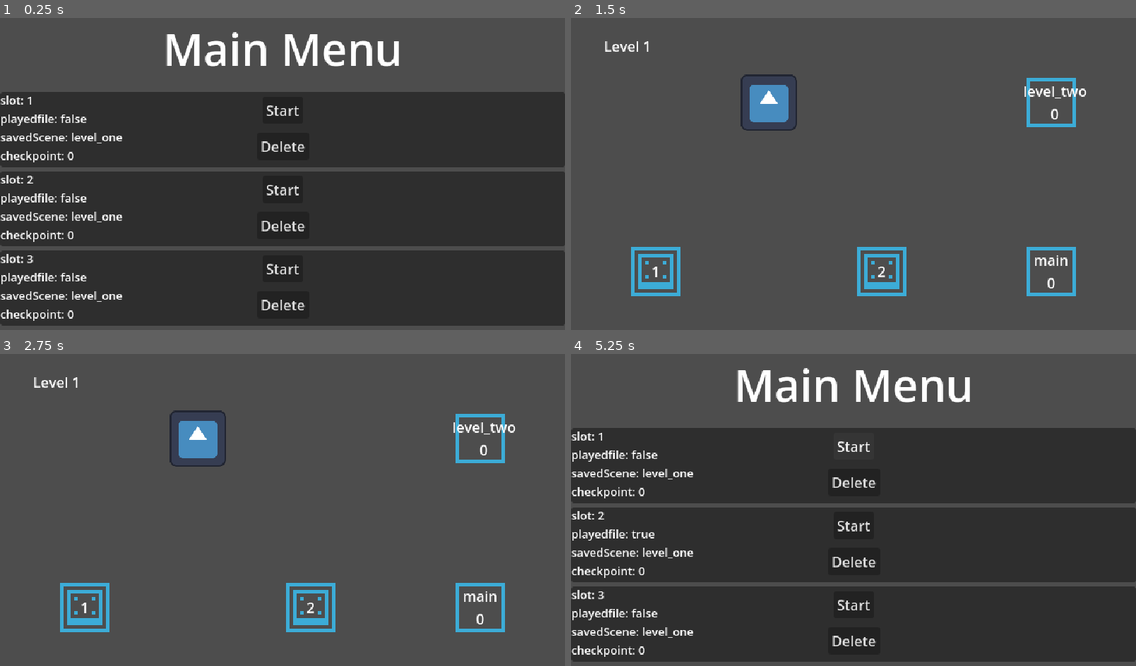
Above: before the commit, frames 1-4 (two rows, left to right).
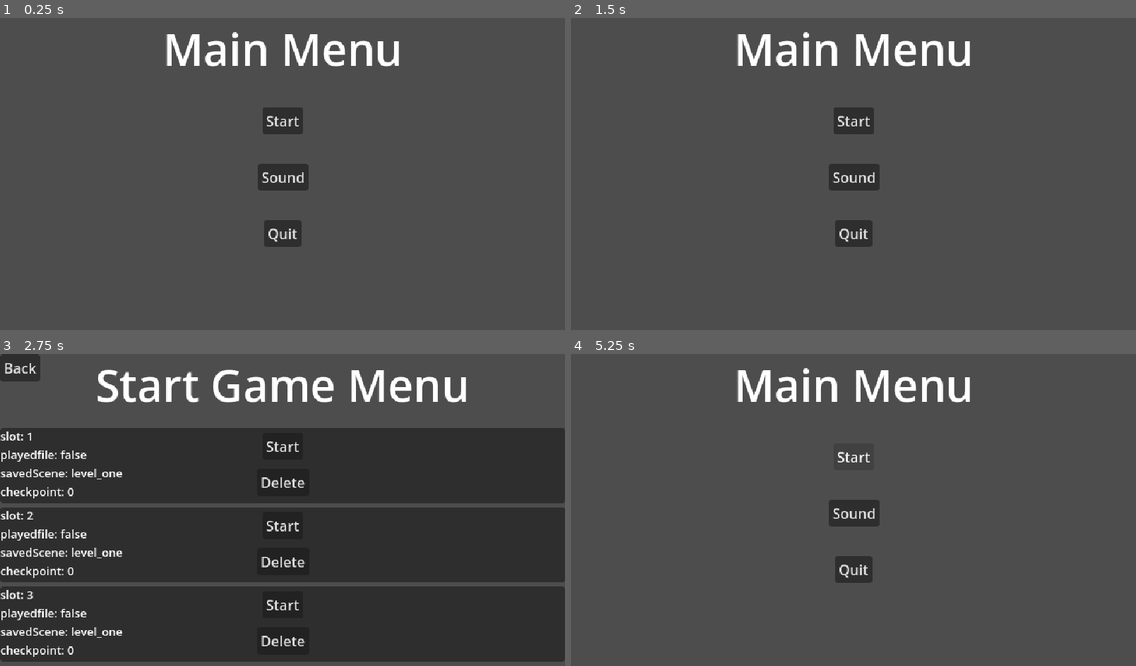
Above: after the commit, the same moments.

Repository: VidyaGameMaka/GameBase_GDScript_Godot4
Game: Godot game, scene res://Scenes/main.tscn
The game is run twice, just before and just after one commit, with the same random seed, the same clock (stepped at 60 frames per second) and the same inputs. The engine's default icon, where the game draws it, is replaced by a stand-in: a white triangle on a blue panel in a dark square.
Inputs (mouse positions are in pixels of both pictures, inside the frame that each line leads up to):
- Up to frame 1 (0.25 s): no input
- Up to frame 2 (1.5 s): click (853, 177) at 0.5 s, where only the run after the commit has a clickable "Sound"; click (593, 30) at 1.25 s, where only the run after the commit has a clickable "Back"
- Up to frame 3 (2.75 s): click (282, 456) at 2 s, where only the run after the commit has a clickable "Start"
- Up to frame 4 (5.25 s): click (853, 444) at 2.75 s, where only the run after the commit has a clickable "Start"; tap Enter at 3.5 s; hold Right (ui_right) 3.53-4.28 s; hold Down (ui_down) 4.28-5.03 s; hold Right (ui_right) from 5.03 s (still down)

The runs differ from the first frame. In frame 1, 70% of the frame differs, in the area x 0-100%, y 23-99%; in frame 2, 7.2%; in frame 3, 75%, in the area x 0-100%, y 0-99%; in frame 4, 70%.

Commit message:
updates and add mainmenu

Diff:
--- a/Audio/default_bus_layout.tres
+++ b/Audio/default_bus_layout.tres
@@ -24,10 +24,10 @@
 bus/4/mute = false
 bus/4/bypass_fx = false
 bus/4/volume_db = 0.0
-bus/4/send = &"Master"
+bus/4/send = &"Voice"
 bus/5/name = &"Female"
 bus/5/solo = false
 bus/5/mute = false
 bus/5/bypass_fx = false
 bus/5/volume_db = 0.0
-bus/5/send = &"Master"
+bus/5/send = &"Voice"
--- /dev/null
+++ b/GameBase/SceneAssets/Scripts/main/MainMenu.gd
@@ -0,0 +1,29 @@
+extends CanvasLayer
+
+func _ready() -> void:
+	_hide_all_menus()
+	$MainMenu_Control.visible = true
+
+func _hide_all_menus() -> void:
+	$MainMenu_Control.visible = false
+	$StartGame_Control.visible = false
+	$Sound_Control.visible = false
+
+
+func _on_back_button_button_up() -> void:
+	_hide_all_menus()
+	$MainMenu_Control.visible = true
+
+
+func _on_start_game_button_button_up() -> void:
+	_hide_all_menus()
+	$StartGame_Control.visible = true
+
+
+func _on_sound_button_button_up() -> void:
+	_hide_all_menus()
+	$Sound_Control.visible = true
+
+
+func _on_quit_button_button_up() -> void:
+	get_tree().quit()
--- /dev/null
+++ b/GameBase/SceneAssets/Scripts/main/SoundSlider.gd
@@ -0,0 +1,45 @@
+extends HSlider
+
+#enum of Bus names
+enum audioBusses {Master, SFX, Music, Voice, Male, Female}
+@export var myBus: audioBusses = audioBusses.Master
+
+# Called when the node enters the scene tree for the first time.
+func _ready() -> void:
+	match myBus:
+		audioBusses.Master:
+			value = GameMaster.gameData.masterVolume
+		audioBusses.SFX:
+			value = GameMaster.gameData.sfxVolume
+		audioBusses.Music:
+			value = GameMaster.gameData.musicVolume
+		audioBusses.Voice:
+			value = GameMaster.gameData.voiceVolume
+		audioBusses.Male:
+			value = GameMaster.gameData.maleVolume
+		audioBusses.Female:
+			value = GameMaster.gameData.femaleVolume
+	_change_label(value)
+
+
+func _change_label(argvalue: float) -> void:
+	var outnum: float = argvalue * 100
+	$Label.text = audioBusses.keys()[myBus] + " " + str(outnum) + "%"
+
+
+func _on_value_changed(argvalue: float) -> void:
+	match myBus:
+		audioBusses.Master:
+			Sound.ChangeMasterVolume(argvalue)
+		audioBusses.SFX:
+			Sound.ChangeSFXVolume(argvalue)
+		audioBusses.Music:
+			Sound.ChangeMusicVolume(argvalue)
+		audioBusses.Voice:
+			Sound.ChangeVoiceVolume(argvalue)
+		audioBusses.Male:
+			Sound.ChangeMaleVolume(argvalue)
+		audioBusses.Female:
+			Sound.ChangeFemaleVolume(argvalue)
+
+	_change_label(argvalue)
--- a/GameBase/Scripts/Sound.gd
+++ b/GameBase/Scripts/Sound.gd
@@ -9,6 +9,7 @@
 var sfxASP = []
 
 #Audio Bus Indexes
+var master_index = AudioServer.get_bus_index("Master")
 var music_index = AudioServer.get_bus_index("Music")
 var sfx_index = AudioServer.get_bus_index("SFX")
 var voice_index = AudioServer.get_bus_index("Voice")
@@ -33,11 +34,42 @@
 
 # Set Volumes for each bus based on GameMaster.gameData
 func _SetBusVolumes() -> void:
+	AudioServer.set_bus_volume_db(master_index, linear_to_db(GameMaster.gameData.masterVolume))
 	AudioServer.set_bus_volume_db(music_index, linear_to_db(GameMaster.gameData.musicVolume))
 	AudioServer.set_bus_volume_db(sfx_index, linear_to_db(GameMaster.gameData.sfxVolume))
 	AudioServer.set_bus_volume_db(voice_index, linear_to_db(GameMaster.gameData.voiceVolume))
-	AudioServer.set_bus_volume_db(sfx_index, linear_to_db(GameMaster.gameData.maleVolume))
-	AudioServer.set_bus_volume_db(sfx_index, linear_to_db(GameMaster.gameData.femaleVolume))
+	AudioServer.set_bus_volume_db(male_index, linear_to_db(GameMaster.gameData.maleVolume))
+	AudioServer.set_bus_volume_db(female_index, linear_to_db(GameMaster.gameData.femaleVolume))
+
+
+func ChangeMasterVolume(value: float) -> void:
+	GameMaster.gameData.masterVolume = value
+	AudioServer.set_bus_volume_db(master_index, linear_to_db(GameMaster.gameData.masterVolume))
+
+
+func ChangeMusicVolume(value: float) -> void:
+	GameMaster.gameData.musicVolume = value
+	AudioServer.set_bus_volume_db(music_index, linear_to_db(GameMaster.gameData.musicVolume))
+
+
+func ChangeSFXVolume(value: float) -> void:
+	GameMaster.gameData.sfxVolume = value
+	AudioServer.set_bus_volume_db(sfx_index, linear_to_db(GameMaster.gameData.sfxVolume))
+
+
+func ChangeVoiceVolume(value: float) -> void:
+	GameMaster.gameData.voiceVolume = value
+	AudioServer.set_bus_volume_db(voice_index, linear_to_db(GameMaster.gameData.voiceVolume))
+
+
+func ChangeMaleVolume(value: float) -> void:
+	GameMaster.gameData.maleVolume = value
+	AudioServer.set_bus_volume_db(male_index, linear_to_db(GameMaster.gameData.maleVolume))
+
+
+func ChangeFemaleVolume(value: float) -> void:
+	GameMaster.gameData.femaleVolume = value
+	AudioServer.set_bus_volume_db(female_index, linear_to_db(GameMaster.gameData.femaleVolume))
 
 
 func PlaySFX(audioPath: String) -> void:
--- a/Scenes/main.tscn
+++ b/Scenes/main.tscn
@@ -1,10 +1,13 @@
-[gd_scene load_steps=2 format=3 uid="uid://wu2w05jug8in"]
-
+[gd_scene load_steps=4 format=3 uid="uid://wu2w05jug8in"]
+
+[ext_resource type="Script" path="res://GameBase/SceneAssets/Scripts/main/MainMenu.gd" id="1_0lsll"]
 [ext_resource type="Script" path="res://GameBase/SceneAssets/Scripts/main/MainSlotPanel.gd" id="1_7wyqt"]
+[ext_resource type="Script" path="res://GameBase/SceneAssets/Scripts/main/SoundSlider.gd" id="2_npqft"]
 
 [node name="MainMenu_CanvasLayer" type="CanvasLayer"]
-
-[node name="Control" type="Control" parent="."]
+script = ExtResource("1_0lsll")
+
+[node name="MainMenu_Control" type="Control" parent="."]
 layout_mode = 3
 anchors_preset = 15
 anchor_right = 1.0
@@ -12,17 +15,81 @@
 grow_horizontal = 2
 grow_vertical = 2
 
-[node name="TitleLabel" type="Label" parent="Control"]
-layout_mode = 1
-anchors_preset = 10
-anchor_right = 1.0
-offset_bottom = 23.0
+[node name="TitleLabel" type="Label" parent="MainMenu_Control"]
+layout_mode = 1
+anchors_preset = 10
+anchor_right = 1.0
+offset_bottom = 69.0
 grow_horizontal = 2
 theme_override_font_sizes/font_size = 50
 text = "Main Menu"
 horizontal_alignment = 1
 
-[node name="Slot_Panel1" type="Panel" parent="Control" node_paths=PackedStringArray("myLabel", "myStartBtn", "myDeleteBtn")]
+[node name="StartGameButton" type="Button" parent="MainMenu_Control"]
+layout_mode = 1
+anchors_preset = 8
+anchor_left = 0.5
+anchor_top = 0.5
+anchor_right = 0.5
+anchor_bottom = 0.5
+offset_left = -23.0
+offset_top = -79.5
+offset_right = 23.0
+offset_bottom = -48.5
+grow_horizontal = 2
+grow_vertical = 2
+text = "Start"
+
+[node name="SoundButton" type="Button" parent="MainMenu_Control"]
+layout_mode = 1
+anchors_preset = 8
+anchor_left = 0.5
+anchor_top = 0.5
+anchor_right = 0.5
+anchor_bottom = 0.5
+offset_left = -28.5
+offset_top = -15.5
+offset_right = 28.5
+offset_bottom = 15.5
+grow_horizontal = 2
+grow_vertical = 2
+text = "Sound"
+
+[node name="QuitButton" type="Button" parent="MainMenu_Control"]
+layout_mode = 1
+anchors_preset = 8
+anchor_left = 0.5
+anchor_top = 0.5
+anchor_right = 0.5
+anchor_bottom = 0.5
+offset_left = -21.0
+offset_top = 48.5
+offset_right = 21.0
+offset_bottom = 79.5
+grow_horizontal = 2
+grow_vertical = 2
+text = "Quit"
+
+[node name="StartGame_Control" type="Control" parent="."]
+visible = false
+layout_mode = 3
+anchors_preset = 15
+anchor_right = 1.0
+anchor_bottom = 1.0
+grow_horizontal = 2
+grow_vertical = 2
+
+[node name="TitleLabel" type="Label" parent="StartGame_Control"]
+layout_mode = 1
+anchors_preset = 10
+anchor_right = 1.0
+offset_bottom = 23.0
+grow_horizontal = 2
+theme_override_font_sizes/font_size = 50
+text = "Start Game Menu"
+horizontal_alignment = 1
+
+[node name="Slot_Panel1" type="Panel" parent="StartGame_Control" node_paths=PackedStringArray("myLabel", "myStartBtn", "myDeleteBtn")]
 layout_mode = 1
 anchors_preset = 10
 anchor_right = 1.0
@@ -34,7 +101,7 @@
 myStartBtn = NodePath("StartGameButton1")
 myDeleteBtn = NodePath("DeleteGameButton1")
 
-[node name="SlotLabel1" type="Label" parent="Control/Slot_Panel1"]
+[node name="SlotLabel1" type="Label" parent="StartGame_Control/Slot_Panel1"]
 layout_mode = 1
 anchors_preset = 15
 anchor_right = 1.0
@@ -48,7 +115,7 @@
 savedScene: level_one?
 checkpoint: 99?"
 
-[node name="StartGameButton1" type="Button" parent="Control/Slot_Panel1"]
+[node name="StartGameButton1" type="Button" parent="StartGame_Control/Slot_Panel1"]
 layout_mode = 1
 anchors_preset = 8
 anchor_left = 0.5
@@ -63,7 +130,7 @@
 grow_vertical = 2
 text = "Start"
 
-[node name="DeleteGameButton1" type="Button" parent="Control/Slot_Panel1"]
+[node name="DeleteGameButton1" type="Button" parent="StartGame_Control/Slot_Panel1"]
 layout_mode = 1
 anchors_preset = 8
 anchor_left = 0.5
@@ -78,7 +145,7 @@
 grow_vertical = 2
 text = "Delete"
 
-[node name="Slot_Panel2" type="Panel" parent="Control" node_paths=PackedStringArray("myLabel", "myStartBtn", "myDeleteBtn")]
+[node name="Slot_Panel2" type="Panel" parent="StartGame_Control" node_paths=PackedStringArray("myLabel", "myStartBtn", "myDeleteBtn")]
 layout_mode = 1
 anchors_preset = 10
 anchor_right = 1.0
@@ -91,7 +158,7 @@
 myStartBtn = NodePath("StartGameButton2")
 myDeleteBtn = NodePath("DeleteGameButton2")
 
-[node name="SlotLabel2" type="Label" parent="Control/Slot_Panel2"]
+[node name="SlotLabel2" type="Label" parent="StartGame_Control/Slot_Panel2"]
 layout_mode = 1
 anchors_preset = 15
 anchor_right = 1.0
@@ -105,7 +172,7 @@
 savedScene: level_one?
 checkpoint: 99?"
 
-[node name="StartGameButton2" type="Button" parent="Control/Slot_Panel2"]
+[node name="StartGameButton2" type="Button" parent="StartGame_Control/Slot_Panel2"]
 layout_mode = 1
 anchors_preset = 8
 anchor_left = 0.5
@@ -120,7 +187,7 @@
 grow_vertical = 2
 text = "Start"
 
-[node name="DeleteGameButton2" type="Button" parent="Control/Slot_Panel2"]
+[node name="DeleteGameButton2" type="Button" parent="StartGame_Control/Slot_Panel2"]
 layout_mode = 1
 anchors_preset = 8
 anchor_left = 0.5
@@ -135,7 +202,7 @@
 grow_vertical = 2
 text = "Delete"
 
-[node name="Slot_Panel3" type="Panel" parent="Control" node_paths=PackedStringArray("myLabel", "myStartBtn", "myDeleteBtn")]
+[node name="Slot_Panel3" type="Panel" parent="StartGame_Control" node_paths=PackedStringArray("myLabel", "myStartBtn", "myDeleteBtn")]
 layout_mode = 1
 anchors_preset = 10
 anchor_right = 1.0
@@ -148,7 +215,7 @@
 myStartBtn = NodePath("StartGameButton3")
 myDeleteBtn = NodePath("DeleteGameButton3")
 
-[node name="SlotLabel3" type="Label" parent="Control/Slot_Panel3"]
+[node name="SlotLabel3" type="Label" parent="StartGame_Control/Slot_Panel3"]
 layout_mode = 1
 anchors_preset = 15
 anchor_right = 1.0
@@ -162,7 +229,7 @@
 savedScene: level_one
 checkpoint: 99"
 
-[node name="StartGameButton3" type="Button" parent="Control/Slot_Panel3"]
+[node name="StartGameButton3" type="Button" parent="StartGame_Control/Slot_Panel3"]
 layout_mode = 1
 anchors_preset = 8
 anchor_left = 0.5
@@ -177,7 +244,7 @@
 grow_vertical = 2
 text = "Start"
 
-[node name="DeleteGameButton3" type="Button" parent="Control/Slot_Panel3"]
+[node name="DeleteGameButton3" type="Button" parent="StartGame_Control/Slot_Panel3"]
 layout_mode = 1
 anchors_preset = 8
 anchor_left = 0.5
@@ -191,3 +258,153 @@
 grow_horizontal = 2
 grow_vertical = 2
 text = "Delete"
+
+[node name="BackButton" type="Button" parent="StartGame_Control"]
+layout_mode = 0
+offset_right = 8.0
+offset_bottom = 8.0
+text = "Back"
+
+[node name="Sound_Control" type="Control" parent="."]
+visible = false
+layout_mode = 3
+anchors_preset = 15
+anchor_right = 1.0
+anchor_bottom = 1.0
+grow_horizontal = 2
+grow_vertical = 2
+
+[node name="TitleLabel" type="Label" parent="Sound_Control"]
+layout_mode = 1
+anchors_preset = 10
+anchor_right = 1.0
+offset_bottom = 69.0
+grow_horizontal = 2
+theme_override_font_sizes/font_size = 50
+text = "Sound Menu"
+horizontal_alignment = 1
+
+[node name="master_HSlider" type="HSlider" parent="Sound_Control"]
+layout_mode = 0
+offset_left = 11.0
+offset_top = 102.0
+offset_right = 187.0
+offset_bottom = 118.0
+max_value = 1.0
+step = 0.01
+script = ExtResource("2_npqft")
+
+[node name="Label" type="Label" parent="Sound_Control/master_HSlider"]
+layout_mode = 0
+offset_top = -22.0
+offset_right = 109.0
+offset_bottom = 1.0
+text = "Volume: 100%"
+
+[node name="sfx_HSlider" type="HSlider" parent="Sound_Control"]
+layout_mode = 0
+offset_left = 11.0
+offset_top = 143.0
+offset_right = 187.0
+offset_bottom = 159.0
+max_value = 1.0
+step = 0.01
+script = ExtResource("2_npqft")
+myBus = 1
+
+[node name="Label" type="Label" parent="Sound_Control/sfx_HSlider"]
+layout_mode = 0
+offset_top = -22.0
+offset_right = 109.0
+offset_bottom = 1.0
+text = "Volume: 100%"
+
+[node name="music_HSlider" type="HSlider" parent="Sound_Control"]
+layout_mode = 0
+offset_left = 11.0
+offset_top = 190.0
+offset_right = 187.0
+offset_bottom = 206.0
+max_value = 1.0
+step = 0.01
+script = ExtResource("2_npqft")
+myBus = 2
+
+[node name="Label" type="Label" parent="Sound_Control/music_HSlider"]
+layout_mode = 0
+offset_top = -22.0
+offset_right = 109.0
+offset_bottom = 1.0
+text = "Volume: 100%"
+
+[node name="voice_HSlider" type="HSlider" parent="Sound_Control"]
+layout_mode = 0
+offset_left = 11.0
+offset_top = 234.0
+offset_right = 187.0
+offset_bottom = 250.0
+max_value = 1.0
+step = 0.01
+script = ExtResource("2_npqft")
+myBus = 3
+
+[node name="Label" type="Label" parent="Sound_Control/voice_HSlider"]
+layout_mode = 0
+offset_top = -22.0
+offset_right = 109.0
+offset_bottom = 1.0
+text = "Volume: 100%"
+
+[node name="male_HSlider" type="HSlider" parent="Sound_Control"]
+layout_mode = 0
+offset_left = 11.0
+offset_top = 276.0
+offset_right = 187.0
+offset_bottom = 292.0
+max_value = 1.0
+step = 0.01
+script = ExtResource("2_npqft")
+myBus = 4
+
+[node name="Label" type="Label" parent="Sound_Control/male_HSlider"]
+layout_mode = 0
+offset_top = -22.0
+offset_right = 109.0
+offset_bottom = 1.0
+text = "Volume: 100%"
+
+[node name="female_HSlider" type="HSlider" parent="Sound_Control"]
+layout_mode = 0
+offset_left = 11.0
+offset_top = 315.0
+offset_right = 187.0
+offset_bottom = 331.0
+max_value = 1.0
+step = 0.01
+script = ExtResource("2_npqft")
+myBus = 4
+
+[node name="Label" type="Label" parent="Sound_Control/female_HSlider"]
+layout_mode = 0
+offset_top = -22.0
+offset_right = 109.0
+offset_bottom = 1.0
+text = "Volume: 100%"
+
+[node name="BackButton" type="Button" parent="Sound_Control"]
+layout_mode = 0
+offset_right = 45.0
+offset_bottom = 31.0
+text = "Back"
+
+[connection signal="button_up" from="MainMenu_Control/StartGameButton" to="." method="_on_start_game_button_button_up"]
+[connection signal="button_up" from="MainMenu_Control/SoundButton" to="." method="_on_sound_button_button_up"]
+[connection signal="button_up" from="MainMenu_Control/QuitButton" to="." method="_on_quit_button_button_up"]
+[connection signal="button_up" from="StartGame_Control/BackButton" to="." method="_on_back_button_button_up"]
+[connection signal="value_changed" from="Sound_Control/master_HSlider" to="Sound_Control/master_HSlider" method="_on_value_changed"]
+[connection signal="value_changed" from="Sound_Control/sfx_HSlider" to="Sound_Control/sfx_HSlider" method="_on_value_changed"]
+[connection signal="value_changed" from="Sound_Control/music_HSlider" to="Sound_Control/music_HSlider" method="_on_value_changed"]
+[connection signal="value_changed" from="Sound_Control/voice_HSlider" to="Sound_Control/voice_HSlider" method="_on_value_changed"]
+[connection signal="value_changed" from="Sound_Control/male_HSlider" to="Sound_Control/male_HSlider" method="_on_value_changed"]
+[connection signal="value_changed" from="Sound_Control/female_HSlider" to="Sound_Control/female_HSlider" method="_on_value_changed"]
+[connection signal="button_up" from="Sound_Control/BackButton" to="." method="_on_back_button_button_up"]
